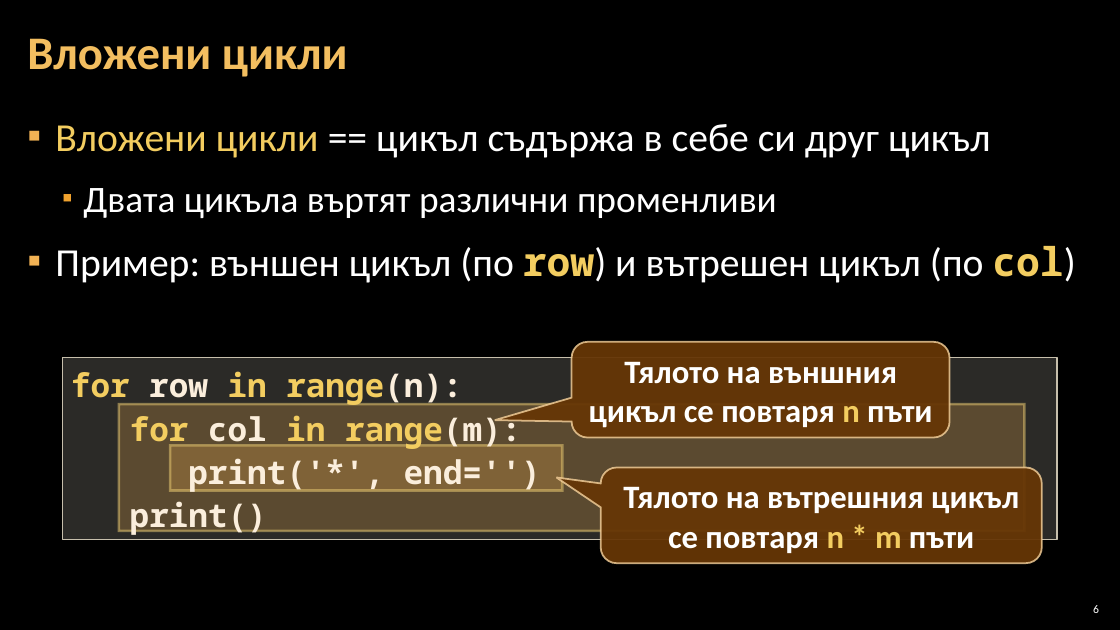
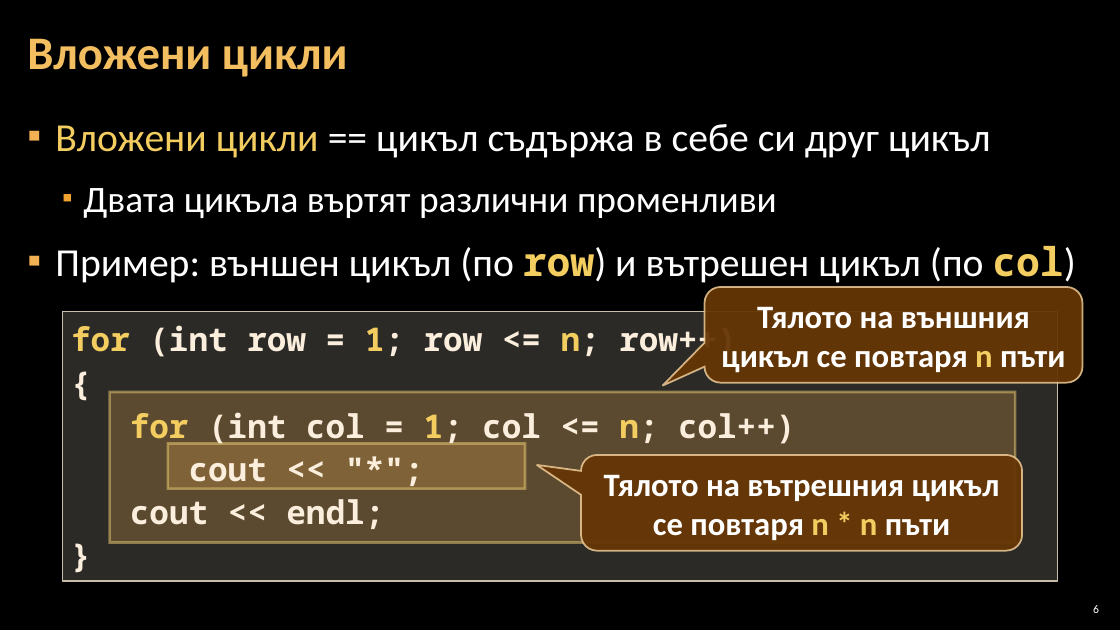
Before and after one commit to Software-University/C-plus-plus, a slide deck: slide 6 of 6. Drawing-with-Loops/6. Drawing-with-Loops.pptx. Drawn at 1120x630 pixels with LibreOffice and Linux fonts; fonts in the diff are those of the drawing; background and template pictures are left out. Boxes give left, top, right and bottom in pixels: in the first picture for what was removed or moved away, otherwise in the second. Text is boxed around its words. In the diff, an @@ line names an element or a change of style, - is before the commit and + after.

```diff
--- a/6. Drawing-with-Loops/6. Drawing-with-Loops.pptx
+++ b/6. Drawing-with-Loops/6. Drawing-with-Loops.pptx
@@ rounded speech box "Тялото на външния цикъл се ...": place and size @@
-rounded speech box "Тялото на външния цикъл се ..." at <box>571,342,949,438</box>
+rounded speech box "Тялото на външния цикъл се ..." at <box>705,287,1083,383</box>
@@ rounded speech box "Тялото на външния цикъл се ..." at <box>705,287,1083,383</box>: proportions changed @@
@@ rectangle "for (int row = 1; ...": place and size @@
-rectangle "for (int row = 1; ..." at <box>63,357,1057,539</box>
+rectangle "for (int row = 1; ..." at <box>63,312,1057,581</box>
@@ text in rectangle at <box>71,321,795,529</box>: text changed @@
-for row in range(n):
-for col in range(m):
-print('*', end='')
-print()
+for (int row = 1; row <= n; row++)
+{
+for (int col = 1; col <= n; col++)
+cout << "*";
+cout << endl;
+}
@@ rectangle: place and size @@
-rectangle at <box>118,404,1024,531</box>
+rectangle at <box>109,392,1015,543</box>
@@ rectangle: place and size @@
-rectangle at <box>171,445,563,491</box>
+rectangle at <box>168,444,525,489</box>
@@ rounded speech box "Тялото на вътрешния цикъл се ...": place and size @@
-rounded speech box "Тялото на вътрешния цикъл се ..." at <box>601,468,1042,564</box>
+rounded speech box "Тялото на вътрешния цикъл се ..." at <box>581,455,1022,551</box>
@@ text in rounded speech box at <box>604,474,1000,540</box>: text changed @@
-Тялото на вътрешния цикъл се повтаря n * m пъти
+Тялото на вътрешния цикъл се повтаря n * n пъти
```
Also in this commit, not shown: 15 other slides changed.
